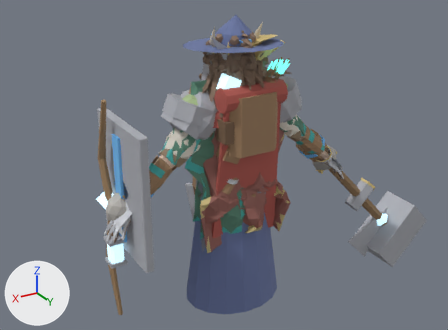
The Blender file art/creator/humanoid_heavy/humanoid_heavy_feminine.blend, before and after one commit.
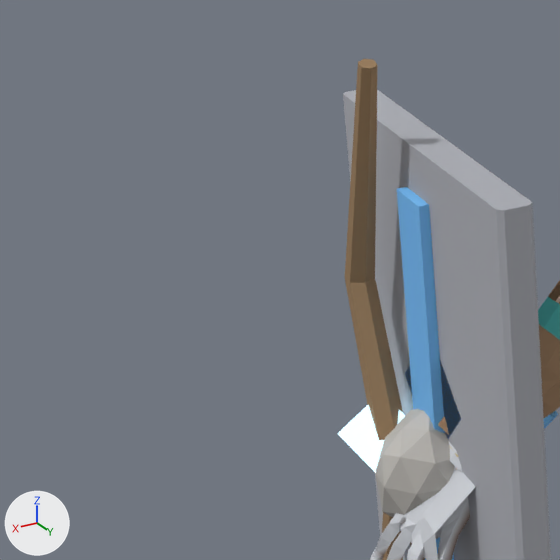
The first picture shows the older version from a 50 mm camera at (2.04, 3.28, 2.76) aimed at (-0.07, -0.23, 1.0). The close-ups show the older and then the newer version on the part from 1% to 35% of the width and 25% to 71% of the height of that picture. Only the edits that show in the close-ups are written down. The axes (+X, +Y, +Z) are drawn at lower left. The lights are the same throughout.

Names of what the first close-up shows: 'part.arms.gauntlets', 'part.arms.ranger_bracers', 'part.arms.stone_fists', 'part.offhand.bow', 'part.offhand.orb', 'part.offhand.tower_shield' and 3 more.
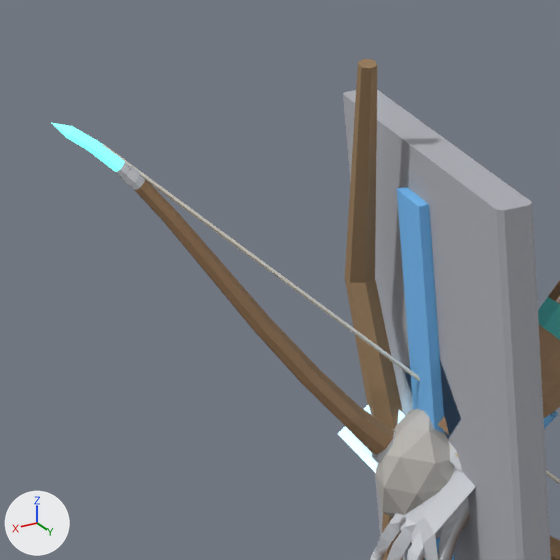
What differs and where, as boxes (x1, y1, x2, y2) in the close-ups (560 x 560 px):
'part.offhand.ranger_bow', added
    after: (52, 123, 560, 560)
    faces in mat_cloth: (103, 144, 560, 560)
    faces in mat_emissive: (52, 123, 125, 172)
    faces in mat_metal: (116, 162, 396, 463)

Diff of the bpy script that builds the scene:
```diff
--- a/art/creator/humanoid_heavy/humanoid_heavy_feminine.blend.py
+++ b/art/creator/humanoid_heavy/humanoid_heavy_feminine.blend.py
@@ me_part_offhand_ranger_bow @@
+me_part_offhand_ranger_bow.from_pydata(...)  # 455 vertices, 242 faces; spans x 0.179..1.312, y -0.179..0.163, z 0.455..1.623
+# faces by material slot: [126, 64, 52]
+me_part_offhand_ranger_bow.materials.append(mat_cloth)
+me_part_offhand_ranger_bow.materials.append(mat_metal)
+me_part_offhand_ranger_bow.materials.append(mat_emissive)
@@ ob_part_offhand_ranger_bow @@
+ob_part_offhand_ranger_bow = bpy.data.objects.new('part.offhand.ranger_bow', me_part_offhand_ranger_bow)
+ob_part_offhand_ranger_bow.location = (0.0, 0.0, 0.0)
```
